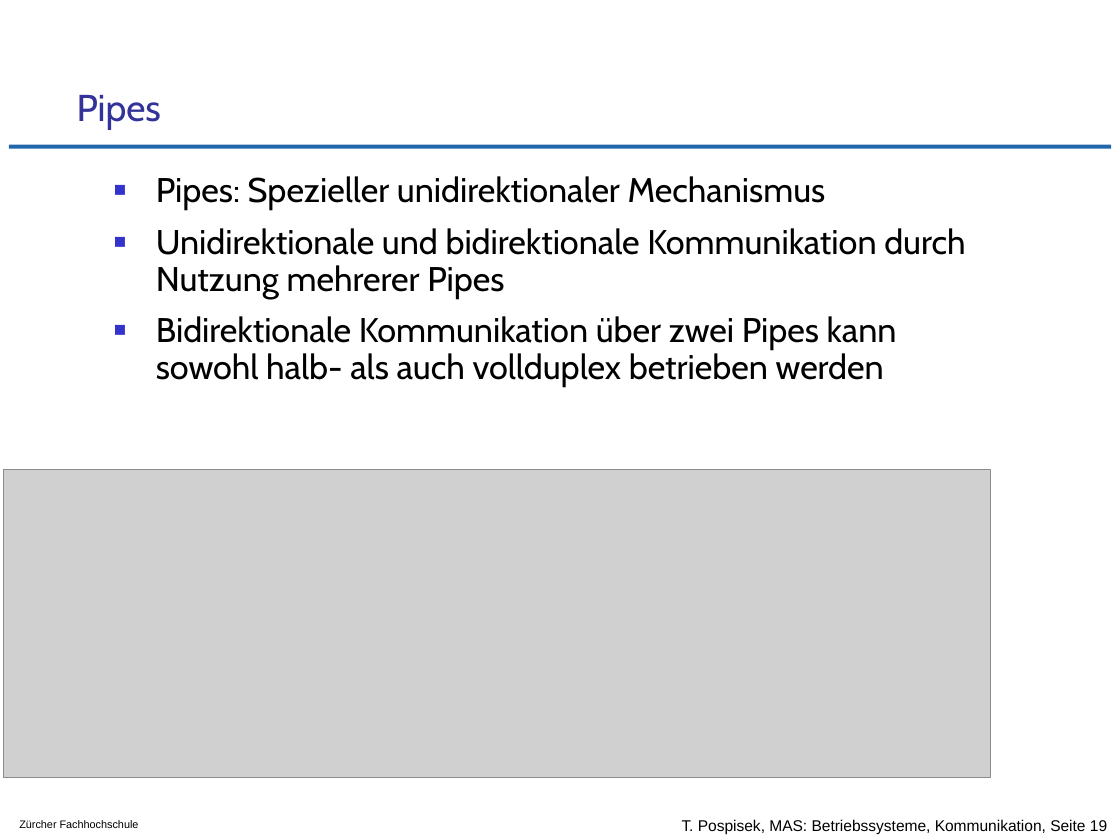
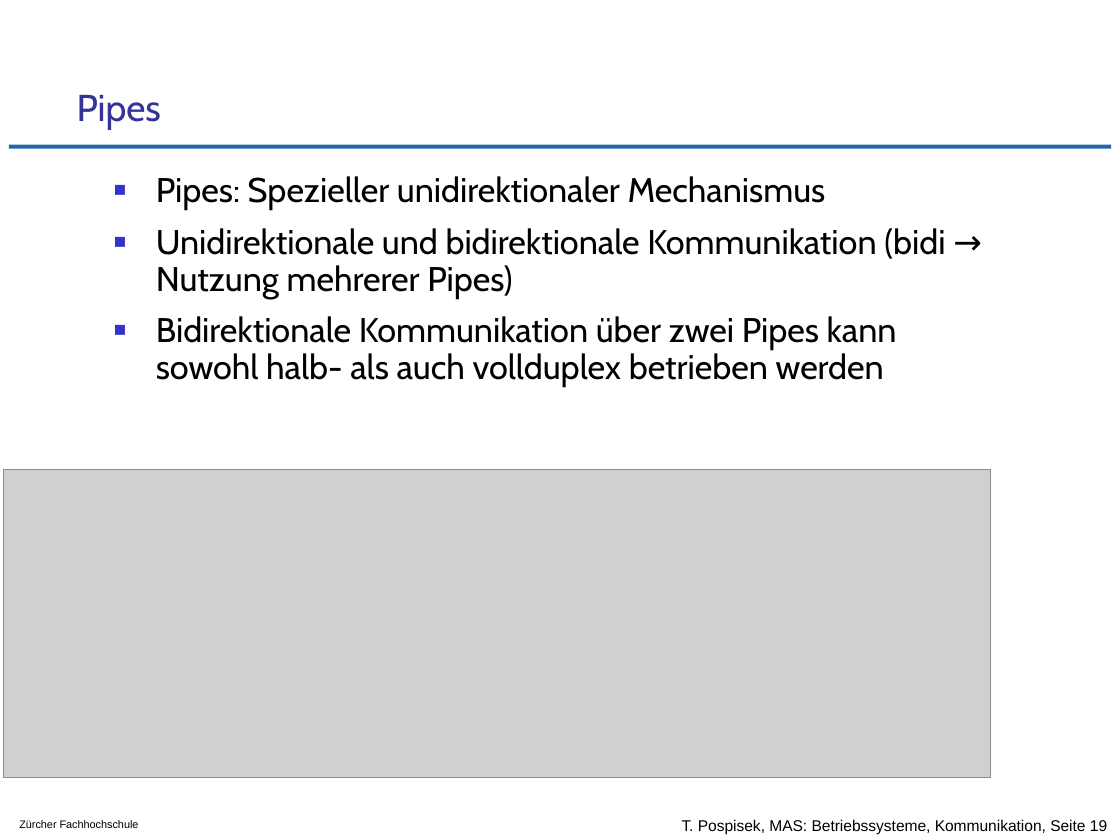
Before and after one commit to tpo/betriebssysteme, a slide deck: slide 19 of 09_Kommunikation_von_Prozessen_und_Threads.odp. Drawn at 1120x840 pixels with LibreOffice and Linux fonts; fonts in the diff are those of the drawing; grey boxes stand for pictures; background and template pictures are left out. Boxes give left, top, right and bottom in pixels: in the first picture for what was removed or moved away, otherwise in the second. Text is boxed around its words. In the diff, an @@ line names an element or a change of style, - is before the commit and + after.

Commit message:
kleinere Verbesserungen
S. 18 - Kommunikation über Sockets muss nicht zwingend
        über das Local Loop Interface gehen (-> Unix
        Domain Sockets)
S. 19 - für bidirektionale Kommunikation braucht es mehrere Pipes

```diff
--- a/09_Kommunikation_von_Prozessen_und_Threads.odp
+++ b/09_Kommunikation_von_Prozessen_und_Threads.odp
@@ text at (156, 228, 945, 299): text changed @@
-■ Unidirektionale und bidirektionale Kommunikation durch Nutzung mehrerer Pipes
+■ Unidirektionale und bidirektionale Kommunikation (bidi → Nutzung mehrerer Pipes)
```
Also in this commit, not shown: 1 other slide changed.
